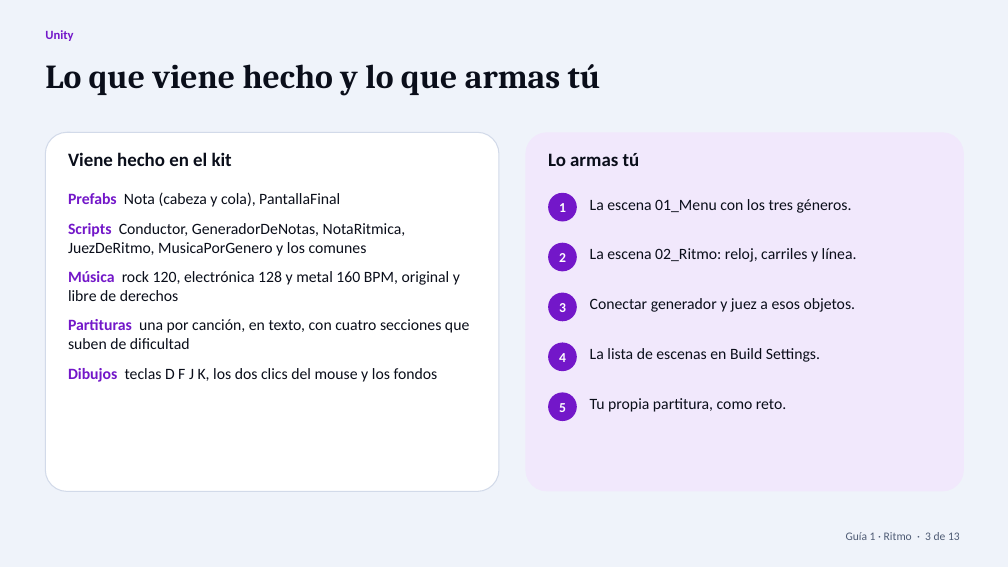
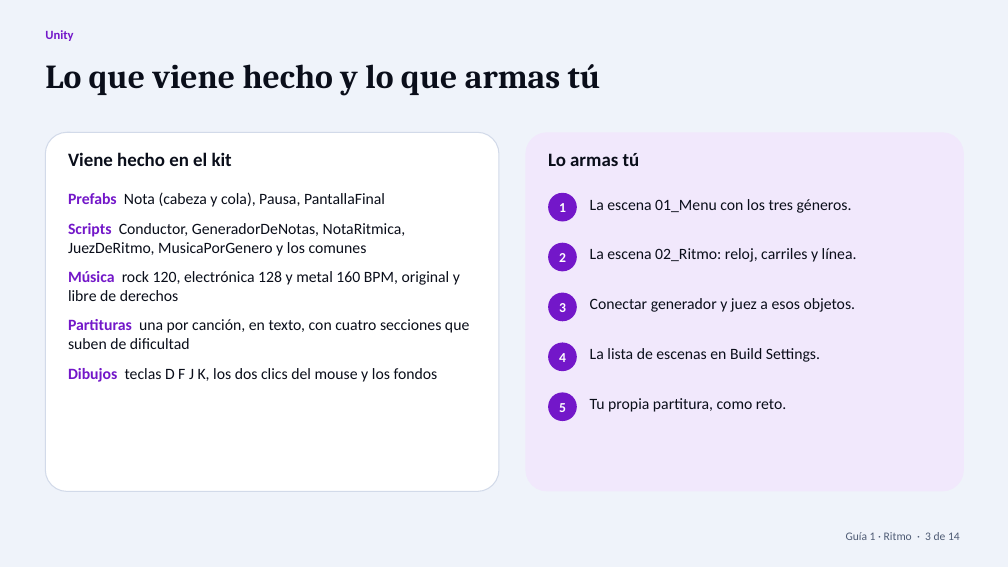
Before and after one commit to profenapaipa/semillero_tecnologia_con_sentido, a slide deck: slide 3 of docs/descargas/unity/Guia1_Ritmo.pptx. Drawn at 1008x567 pixels with LibreOffice and Linux fonts; fonts in the diff are those of the drawing. Boxes give left, top, right and bottom in pixels: in the first picture for what was removed or moved away, otherwise in the second. Text is boxed around its words. In the diff, an @@ line names an element or a change of style, - is before the commit and + after.

Commit message:
Publica la version 2 de los kits de Unity y suma la pausa a las guias
LO QUE CAMBIA PARA LOS ESTUDIANTES
Los kits de los dos equipos traen ahora estabilidad, sincronizacion mas
fina, efectos de sonido, ajustes con calibracion de latencia, recuperacion
de memoria en el pincel y un prefab Pausa. La Guia 1 de cada equipo gana un
paso: arrastrar el prefab Pausa a cada escena de juego y escribir el nombre
del juego y la categoria. Las capturas de las guias son las de esta version.

LO MEDIDO ANTES Y DESPUES
Con un jugador simulado en un ejecutable real: la irregularidad del avance
de la cancion por cuadro bajo de 10,0 ms a menos de 1 ms, y los cuadros en
que la cancion no avanzaba, de 67 % a 0 %. dspTime avanza a saltos de un
buffer de audio y las notas se dibujaban con ese valor tal cual.

La pausa usa AudioListener.pause y no solo timeScale cero: con timeScale
cero la musica sigue sonando (el reloj de audio avanzo 1,003 s en un segundo
de pausa), y con AudioListener.pause se detiene (0,000 s). Pausar a mitad de
la cancion y reanudar no desfasa nada: 112 de 112 notas perfectas al final.

LO QUE LAS PRUEBAS ENCONTRARON
El boton de pausa se encimaba con el puntaje del juego ritmico, y la
categoria de una partida quedaba guardada para la siguiente. Los dos estan
corregidos. Pasan 55 comprobaciones del jugador simulado: 23 en el menu
unificado, 17 en motricidad y 15 en ritmo.

NO COMPROBADO
La tecla Escape real, la pausa por perdida de foco, la captura del mouse en
el navegador, y como suenan los efectos y las canciones. La bitacora lo dice.

MEDIDO
Las cuatro auditorias pasan, y las dos guias cargan todas sus diapositivas
(17 y 14) sin errores de JavaScript.

```diff
--- a/docs/descargas/unity/Guia1_Ritmo.pptx
+++ b/docs/descargas/unity/Guia1_Ritmo.pptx
@@ text at box(68, 192, 385, 207): text changed @@
-Prefabs Nota (cabeza y cola), PantallaFinal
+Prefabs Nota (cabeza y cola), Pausa, PantallaFinal
@@ text at box(846, 532, 960, 540): text changed @@
-Guía 1 · Ritmo · 3 de 13
+Guía 1 · Ritmo · 3 de 14
```
Also in this commit, not shown: 12 other slides changed, 1 slide added, 42 other files.
